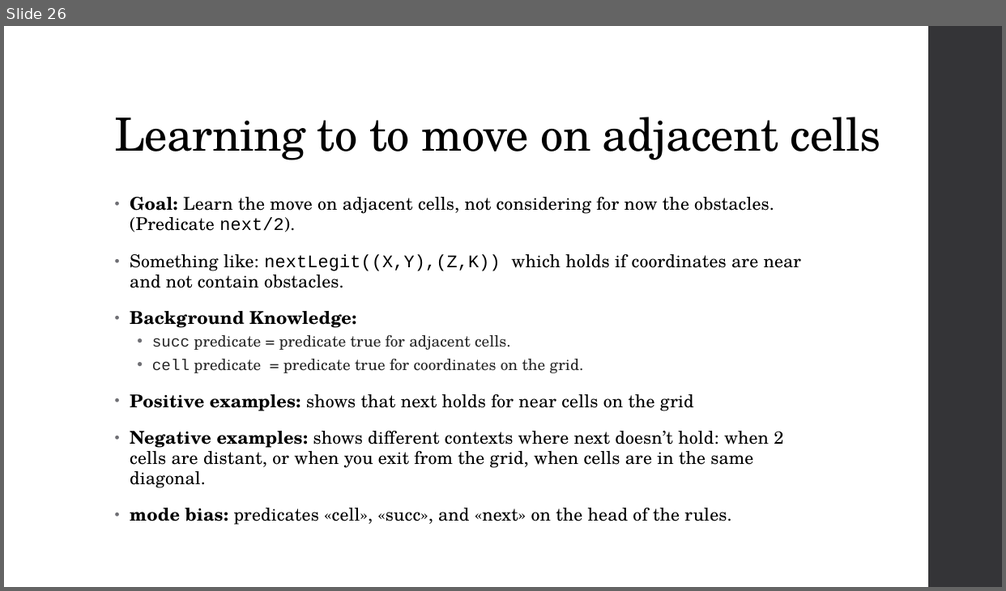
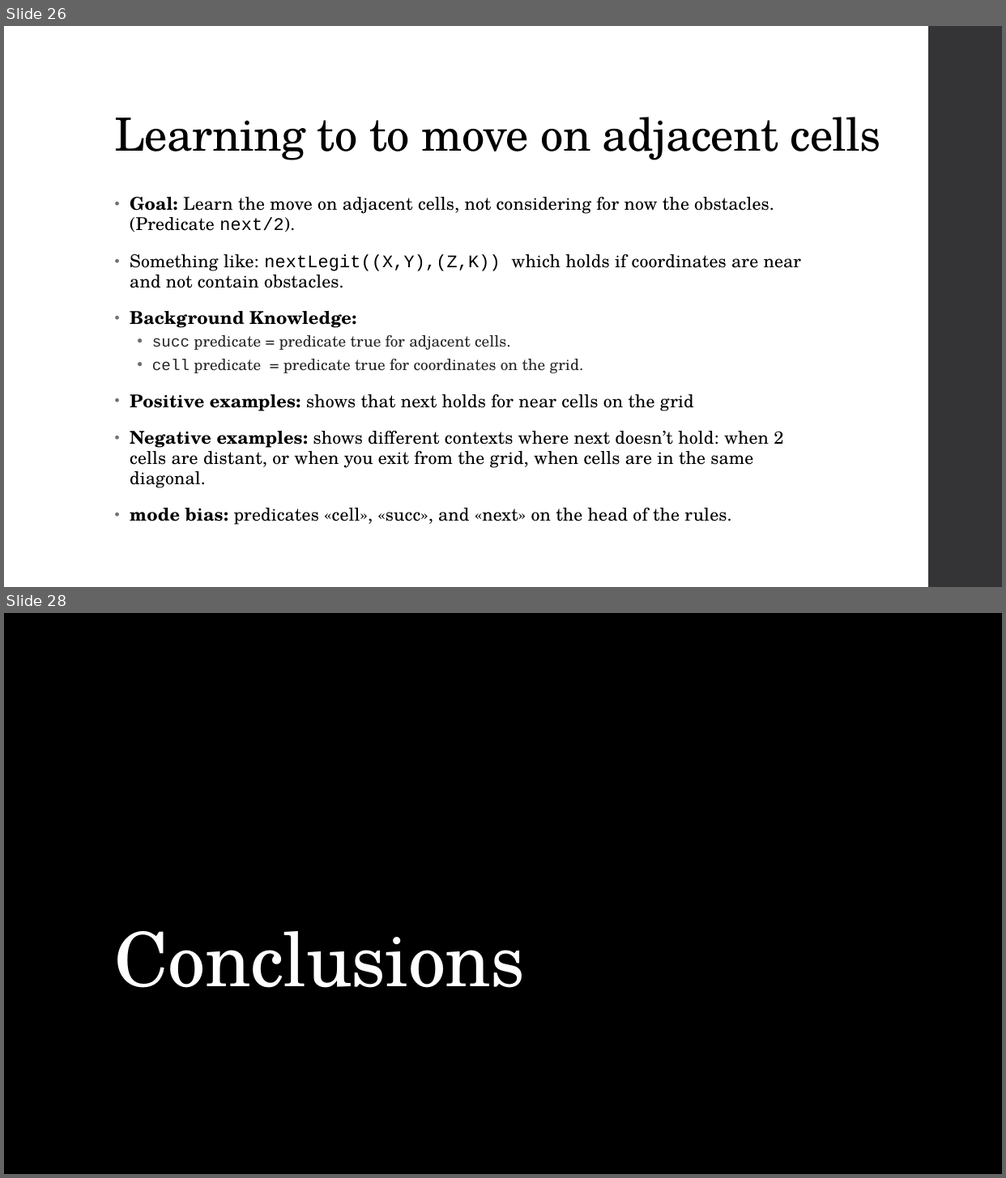
Before and after one commit to Alex-Dell1/ATAI_Maze_Project, a slide deck: ATAI_Presentation.pptx. Shown one above the other, each under a label of ours: slide 26 before the commit, slides 26 and 28 after it; the slides between them are not shown. The pictures are 1006x591 and 1006x1178 pixels, drawn with LibreOffice and Linux fonts; fonts in the diff are those of the drawing; background and template pictures are left out. Boxes give left, top, right and bottom in pixels: in the first picture for what was removed or moved away, otherwise in the second. Text is boxed around its words. In the diff, an @@ line names an element or a change of style, - is before the commit and + after.

Commit message:
Added Conclusions chapter

```diff
--- a/ATAI_Presentation.pptx
+++ b/ATAI_Presentation.pptx
@@ slide 28 added at bbox=[4, 613, 1002, 1174], background picture (left out) @@
@@ rectangle added at bbox=[4, 613, 41, 1174], fill #6F6F74 @@
@@ rectangle added at bbox=[4, 613, 1002, 1174], fill #000000 @@
@@ title added at bbox=[115, 931, 526, 988], 72 pt, text #FFFFFF @@
+Conclusions
```
Also in this commit, not shown: 2 slides changed, 4 other slides added, 1 other file.
